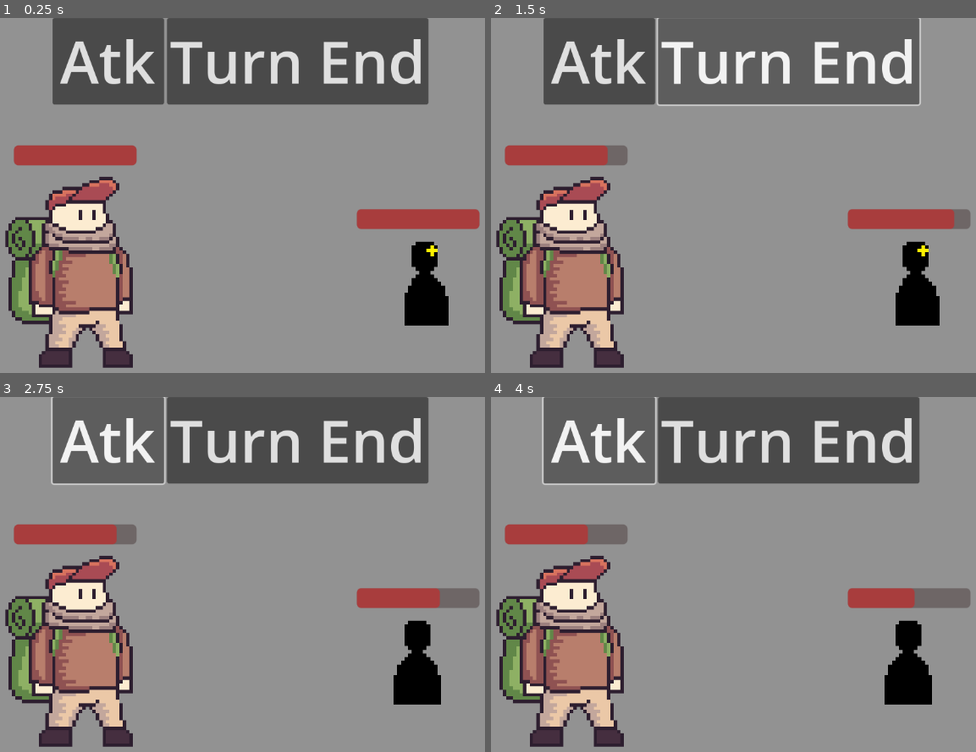
Above: before the commit, frames 1-4 (two rows, left to right).
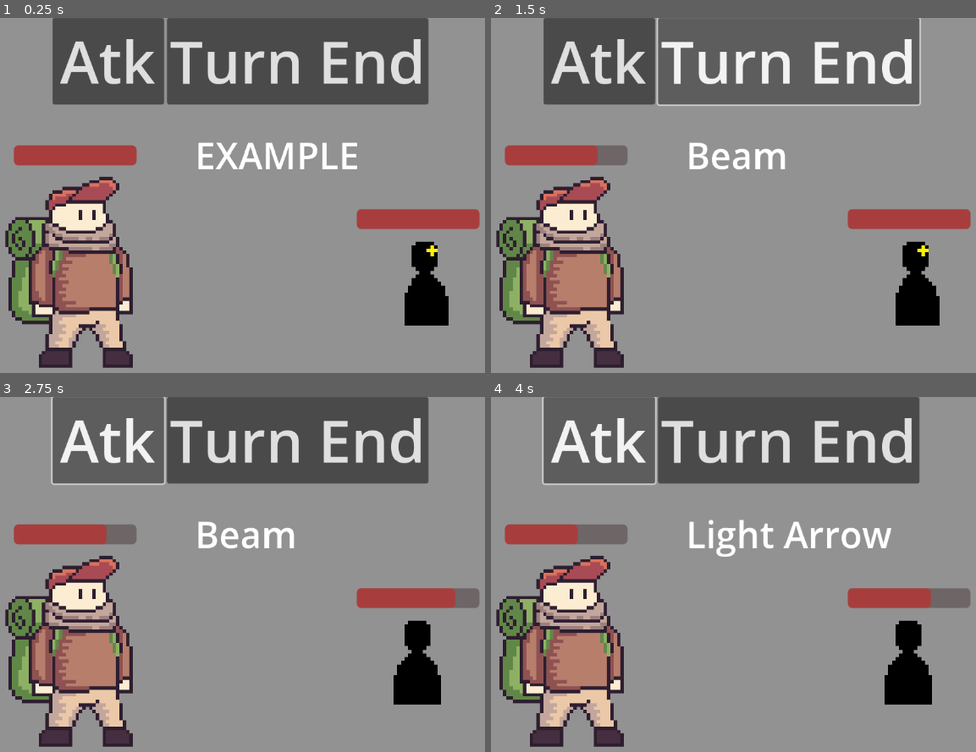
Above: after the commit, the same moments.

Repository: BobWizardLad/Dice-Temple
Game: Godot game, scene res://CombatScene.tscn
Two runs of this game, one before a commit and one after it. Both use one fixed random seed, a clock stepped at 60 frames per second and the inputs below.
Inputs:
- Up to frame 1 (0.25 s): no input
- Up to frame 2 (1.5 s): click "Atk" at 0.5 s; click "Turn End" at 1.25 s
- Up to frame 3 (2.75 s): click "Atk" at 2 s
- Up to frame 4 (4 s): click "Turn End" at 2.75 s; click "Atk" at 3.5 s

The runs differ from the first frame. In frame 1, 1.1% of the frame differs, in the area x 40-74%, y 35-43%; in frame 2, 1.0%; in frame 3, 1.0%; in frame 4, 1.5%, in the area x 17-91%, y 34-60%.

Commit message:
✨ Unique Player Attacks
Added First-Aid
Added Multi-Beam
Added Titles to unique attacks to display
Added UI script to handle UI updates
Added caps to health on unit attack resolution: health will respect the max and min

Diff:
--- a/Dice-Temple/CombatScene.tscn
+++ b/Dice-Temple/CombatScene.tscn
@@ -8,7 +8,10 @@
 [ext_resource type="Texture2D" uid="uid://5rdgl3eac8pk" path="res://assets/sprites/splorerSprite.png" id="6_ddm8p"]
 [ext_resource type="Resource" uid="uid://ces3ks41476pt" path="res://assets/resources/light_arrow.tres" id="6_n4g15"]
 [ext_resource type="Texture2D" uid="uid://b6468kpnhoiis" path="res://assets/sprites/unit_silhouette.png" id="6_ox0xy"]
+[ext_resource type="Resource" uid="uid://b0hero0vbk4je" path="res://assets/resources/first_aid.tres" id="7_2u8k8"]
+[ext_resource type="Resource" uid="uid://d15i43h010w0s" path="res://assets/resources/multi-beam.tres" id="7_honug"]
 [ext_resource type="Texture2D" uid="uid://dg5rqtd4hl8qe" path="res://assets/sprites/unit_silhouette_attacking.png" id="8_urp4p"]
+[ext_resource type="Script" path="res://UiController.gd" id="12_lfer6"]
 
 [sub_resource type="AtlasTexture" id="AtlasTexture_1mxik"]
 atlas = ExtResource("6_ddm8p")
@@ -95,7 +98,7 @@
 attack_unique = ExtResource("6_n4g15")
 
 [node name="Attack3" parent="UnitService/Player/AttacksHandler" index="2"]
-attack_unique = ExtResource("5_flugx")
+attack_unique = ExtResource("7_honug")
 
 [node name="Attack4" parent="UnitService/Player/AttacksHandler" index="3"]
 attack_unique = ExtResource("6_n4g15")
@@ -104,7 +107,7 @@
 attack_unique = ExtResource("5_flugx")
 
 [node name="Attack6" parent="UnitService/Player/AttacksHandler" index="5"]
-attack_unique = ExtResource("6_n4g15")
+attack_unique = ExtResource("7_2u8k8")
 
 [node name="Sprite" parent="UnitService/Player" index="1"]
 position = Vector2(-11, 77)
@@ -150,6 +153,7 @@
 frame_progress = 0.264401
 
 [node name="UI" type="CanvasLayer" parent="."]
+script = ExtResource("12_lfer6")
 
 [node name="HBoxContainer" type="HBoxContainer" parent="UI"]
 anchors_preset = 5
@@ -173,9 +177,21 @@
 theme_override_font_sizes/font_size = 80
 text = "Turn End"
 
+[node name="AttackName" type="Label" parent="UI"]
+anchors_preset = -1
+anchor_left = 0.278
+anchor_right = 0.278
+offset_left = 141.744
+offset_top = 152.0
+offset_right = 396.744
+offset_bottom = 237.0
+theme_override_font_sizes/font_size = 50
+text = "EXAMPLE"
+
 [node name="Camera" type="Camera2D" parent="."]
 position = Vector2(579, 322)
 
+[connection signal="on_attack_roll" from="UnitService" to="UI" method="_on_unit_service_on_attack_roll"]
 [connection signal="button_down" from="UI/HBoxContainer/Attack" to="." method="_on_attack"]
 [connection signal="button_down" from="UI/HBoxContainer/TurnEnd" to="." method="_on_turn_end"]
 
--- /dev/null
+++ b/Dice-Temple/UiController.gd
@@ -0,0 +1,6 @@
+extends CanvasLayer
+
+
+
+func _on_unit_service_on_attack_roll(attack: Node2D):
+	$AttackName.text = attack.get_title()
--- a/Dice-Temple/assets/resources/beam.tres
+++ b/Dice-Temple/assets/resources/beam.tres
@@ -4,6 +4,7 @@
 
 [resource]
 script = ExtResource("1_dq58f")
+title = "Beam"
 damage = 6
 healing = 0
 blocking = 0
--- /dev/null
+++ b/Dice-Temple/assets/resources/first_aid.tres
@@ -0,0 +1,10 @@
+[gd_resource type="Resource" load_steps=2 format=3 uid="uid://b0hero0vbk4je"]
+
+[ext_resource type="Script" path="res://assets/resources/resScripts/UniqueAttack.gd" id="1_bhr6t"]
+
+[resource]
+script = ExtResource("1_bhr6t")
+title = "First Aid"
+damage = 0
+healing = 6
+blocking = 0
--- a/Dice-Temple/assets/resources/light_arrow.tres
+++ b/Dice-Temple/assets/resources/light_arrow.tres
@@ -4,6 +4,7 @@
 
 [resource]
 script = ExtResource("1_pvpsj")
+title = "Light Arrow"
 damage = 4
 healing = 2
 blocking = 0
--- /dev/null
+++ b/Dice-Temple/assets/resources/multi-beam.tres
@@ -0,0 +1,10 @@
+[gd_resource type="Resource" load_steps=2 format=3 uid="uid://d15i43h010w0s"]
+
+[ext_resource type="Script" path="res://assets/resources/resScripts/UniqueAttack.gd" id="1_nu0rd"]
+
+[resource]
+script = ExtResource("1_nu0rd")
+title = "Multi-Beam"
+damage = 12
+healing = 0
+blocking = 0
--- a/Dice-Temple/assets/resources/resScripts/UniqueAttack.gd
+++ b/Dice-Temple/assets/resources/resScripts/UniqueAttack.gd
@@ -1,5 +1,6 @@
 extends Resource
 
+@export var title: String
 @export var damage: int
 @export var healing: int
 @export var blocking: int
--- a/Dice-Temple/assets/scripts/AttackContainer.gd
+++ b/Dice-Temple/assets/scripts/AttackContainer.gd
@@ -8,6 +8,9 @@
 func set_attack_unique(attack: Resource):
 	attack_unique = attack
 
+func get_title() -> String:
+	return attack_unique.title
+
 func get_damage() -> int:
 	return attack_unique.damage
 
--- a/Dice-Temple/assets/scripts/Unit.gd
+++ b/Dice-Temple/assets/scripts/Unit.gd
@@ -17,6 +17,12 @@
 func get_health() -> int:
 	return health
 
+func get_health_max() -> int:
+	return HEALTH_MAX
+
+func set_health(value: int):
+	health = value
+
 func mod_health(mod: int) -> void:
 	health += mod
 
--- a/Dice-Temple/assets/scripts/UnitService.gd
+++ b/Dice-Temple/assets/scripts/UnitService.gd
@@ -2,6 +2,8 @@
 # the GameService node
 
 extends Node2D
+
+signal on_attack_roll
 
 @onready var dice_service: Node2D = $"../DiceService"
 
@@ -15,10 +17,23 @@
 	var attack = roll_event(attacker)
 	var hit_value = attack.get_damage()
 	var healing = attack.get_healing()
+
+	emit_signal("on_attack_roll", attack)
 	attacker.anim_attack()
 	target.anim_damaged()
+
 	target.mod_health(-1 * hit_value)
 	attacker.mod_health(healing)
+
+	if attacker.get_health() > attacker.get_health_max():
+		attacker.set_health(attacker.get_health_max())
+	if target.get_health() > target.get_health_max():
+		target.set_health(target.get_health_max())
+	if attacker.get_health() < 0:
+		attacker.set_health(0)
+	if target.get_health() < 0:
+		target.set_health(0)
+
 	print("HIYAAA from " + attacker.to_string())
 
 # All actions that are taken when a dice roll occours
Not shown: 1 places in Dice-Temple/CombatScene.tscn that only renumber resources
